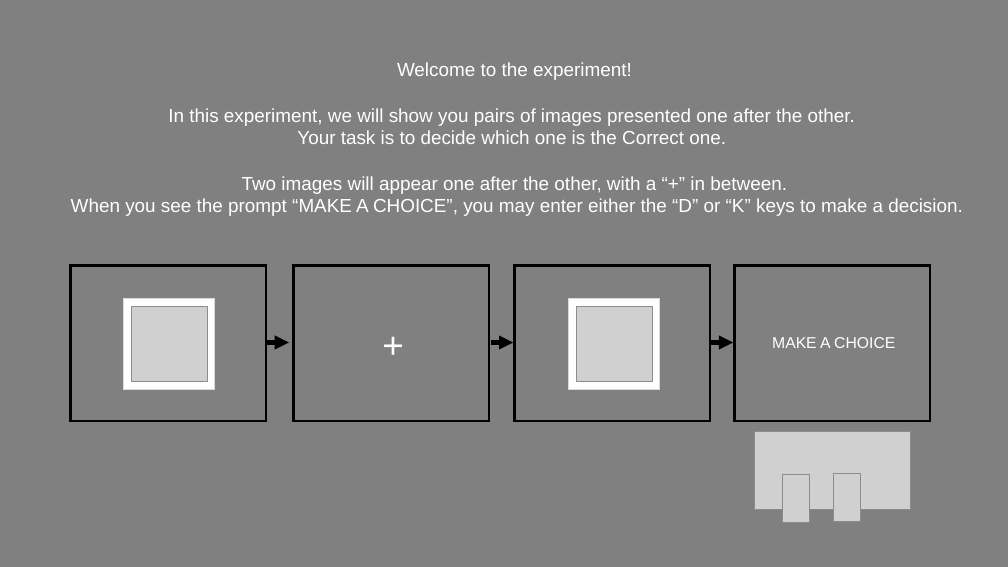
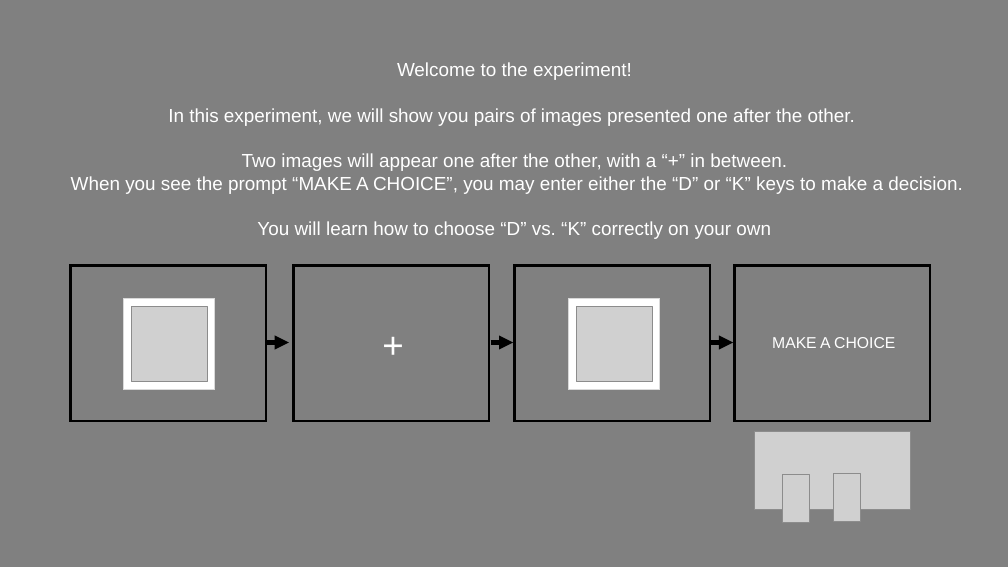
Before and after one commit to NatalieBiderman/transitive_inference, a slide deck: slide 2 of Task/Stimuli/Instructions/Instructions.pptx. Drawn at 1008x567 pixels with LibreOffice and Linux fonts; fonts in the diff are those of the drawing; grey boxes stand for pictures. Boxes give left, top, right and bottom in pixels: in the first picture for what was removed or moved away, otherwise in the second. Text is boxed around its words. In the diff, an @@ line names an element or a change of style, - is before the commit and + after.

```diff
--- a/Task/Stimuli/Instructions/Instructions.pptx
+++ b/Task/Stimuli/Instructions/Instructions.pptx
@@ text at (297, 130, 726, 144): paragraph removed @@
-Your task is to decide which one is the Correct one.
@@ text at (257, 221, 771, 239): paragraph added @@
+You will learn how to choose “D” vs. “K” correctly on your own
```
Also in this commit, not shown: 2 other slides changed, 4 other files.
